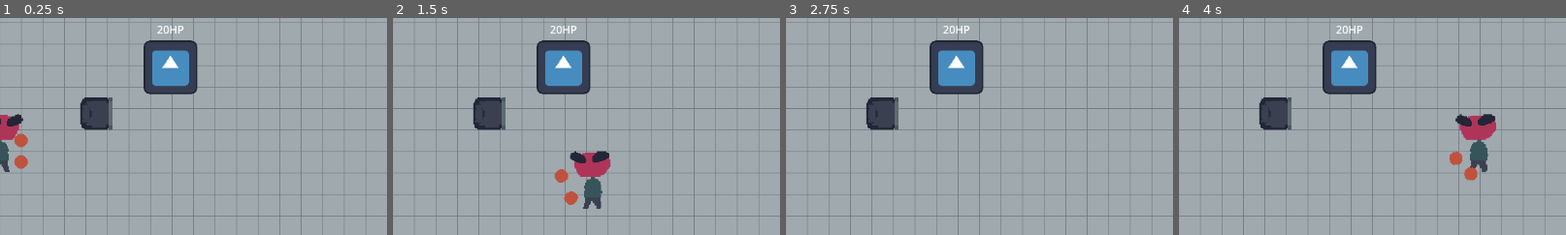
Above: before the commit, frames 1-4 (left to right).
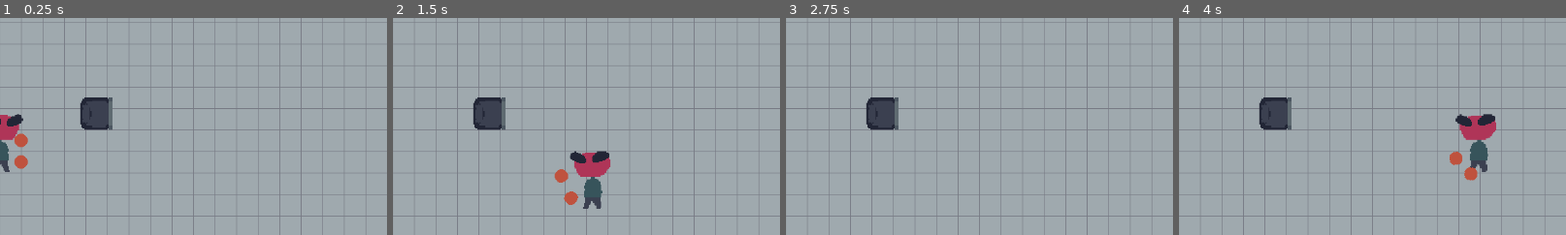
Above: after the commit, the same moments.

Repository: artemvandalovski/Salty-John
Game: Godot game, scene res://levels/office.tscn
The game is run twice, just before and just after one commit, with the same random seed, the same clock (stepped at 60 frames per second) and the same inputs. The engine's default icon, where the game draws it, is replaced by a stand-in: a white triangle on a blue panel in a dark square.
Inputs (mouse positions are % of the whole screen's width and height, from its top left):
- Up to frame 1 (0.25 s): no input
- Up to frame 2 (1.5 s): tap Enter at 0.5 s; move the mouse to (72, 45) at 0.52 s; hold D (right) 0.53-1.28 s; click (72, 45) at 0.6 s; move the mouse to (30, 55) at 1.27 s; hold S (down) from 1.28 s (still down); right-click (30, 55) at 1.35 s
- Up to frame 3 (2.75 s): move the mouse to (60, 28) at 2.02 s; release S (down) at 2.03 s; hold D (right) from 2.03 s (still down); click (60, 28) at 2.1 s
- Up to frame 4 (4 s): move the mouse to (45, 70) at 2.77 s; release D (right) at 2.78 s; hold W (up) 2.78-3.53 s; right-click (45, 70) at 2.85 s; move the mouse to (80, 65) at 3.52 s; hold A (left) from 3.53 s (still down); click (80, 65) at 3.6 s
The pictures show only the part of the screen within x 50-100%, y 19-69%; the shares and areas given below are measured in that part.

The runs differ from the first frame. In frame 1, 3.6% of the frame differs, in the area x 37-52%, y 3-36%; in frame 2, 3.6%; in frame 3, 3.6%; in frame 4, 3.6%.

Commit message:
pushing what i have in context steering so far

Diff:
--- /dev/null
+++ b/enemies/context_steering.gd
@@ -0,0 +1,30 @@
+extends Node2D
+
+# RESTART WITH USING RAYCAST NODES AND NAVIGATION NODES
+
+#func solve(caller: Object, interest_method: String, binds: Array = []) -> Vector2:
+	#var result: Vector2 = Vector2.ZERO
+	#
+	#for i in range(num_rays):
+		#var ray: RayCast2D = get_child(i)
+		#var ray_dir = ray.cast_to.normalized()
+		#
+		## Calc interest
+		#var interest: float = caller.call(interest_method, ray_dir, binds)
+		#
+		## Calc danger
+		#var rdist: float = view_dist if !ray.is_colliding() else ray.get_collision_point().distance_to(global_position)
+		#if rdist == 0: return Vector2.ZERO #prevents some crashes
+		#var danger: float = view_dist/rdist * 0.1 * danger_weight
+		#
+		#if DRAW_DEBUG:
+			#imap[i] = interest
+			#dmap[i] = danger
+		#
+		#result += ray_dir * max(interest-danger, 0.0)
+	#
+	#if DRAW_DEBUG:
+		#finaldir = result.normalized()
+		#update()
+	#
+	#return result.normalized()
--- a/enemies/dummy.tscn
+++ b/enemies/dummy.tscn
@@ -27,7 +27,7 @@
 [node name="CollisionShape2D" type="CollisionShape2D" parent="Hurtbox" index="0"]
 shape = SubResource("RectangleShape2D_spy3j")
 
-[node name="Label" parent="." index="3"]
+[node name="Label" parent="." index="4"]
 offset_left = -20.0
 offset_top = -68.0
 offset_right = 20.0
--- a/enemies/enemy.gd
+++ b/enemies/enemy.gd
@@ -23,10 +23,10 @@
 	label.text = str(health) + "HP"
 
 func handle_movement():
-	#make_path()
+	var dir = to_local(player.global_position)
 	#var dir = to_local(nav_agent.get_next_path_position()).normalized()
-	#velocity = dir * speed
-	velocity *= FRICTION
+	velocity = dir * speed
+	#velocity *= FRICTION
 	move_and_slide()
 
 func take_damage(dmg: int):
@@ -39,4 +39,5 @@
 	velocity += kb / mass
 
 func make_path():
-	nav_agent.target_position = player.global_position
+	pass
+	#nav_agent.target_position = player.global_position
--- a/enemies/enemy.tscn
+++ b/enemies/enemy.tscn
@@ -1,10 +1,40 @@
-[gd_scene load_steps=2 format=3 uid="uid://beoii3j7408qg"]
+[gd_scene load_steps=3 format=3 uid="uid://beoii3j7408qg"]
 
 [ext_resource type="Script" path="res://enemies/enemy.gd" id="1_qbslc"]
+[ext_resource type="Script" path="res://enemies/context_steering.gd" id="2_258u8"]
 
 [node name="Enemy" type="CharacterBody2D" groups=["Enemies"]]
 collision_layer = 4
 script = ExtResource("1_qbslc")
+
+[node name="ContextSteering" type="Node2D" parent="."]
+script = ExtResource("2_258u8")
+
+[node name="Interest" type="Node2D" parent="ContextSteering"]
+
+[node name="BottomRayCast" type="RayCast2D" parent="ContextSteering/Interest"]
+target_position = Vector2(0, 75)
+
+[node name="BottomLeftRayCast" type="RayCast2D" parent="ContextSteering/Interest"]
+target_position = Vector2(-60, 60)
+
+[node name="BottomRightRayCast" type="RayCast2D" parent="ContextSteering/Interest"]
+target_position = Vector2(60, 60)
+
+[node name="LeftRayCast" type="RayCast2D" parent="ContextSteering/Interest"]
+target_position = Vector2(-75, 0)
+
+[node name="RightRayCast" type="RayCast2D" parent="ContextSteering/Interest"]
+target_position = Vector2(75, 0)
+
+[node name="TopRayCast" type="RayCast2D" parent="ContextSteering/Interest"]
+target_position = Vector2(0, -75)
+
+[node name="TopLeftRayCast" type="RayCast2D" parent="ContextSteering/Interest"]
+target_position = Vector2(-60, -60)
+
+[node name="TopRightRayCast" type="RayCast2D" parent="ContextSteering/Interest"]
+target_position = Vector2(60, -60)
 
 [node name="Label" type="Label" parent="."]
 offset_right = 40.0
--- a/levels/office.tscn
+++ b/levels/office.tscn
@@ -63,7 +63,7 @@
 [node name="John" parent="Y-Sort" instance=ExtResource("1_7dqi1")]
 
 [node name="Dummy" parent="Y-Sort" instance=ExtResource("2_vxqqo")]
-position = Vector2(254, -125)
+position = Vector2(308, -108)
 
 [node name="Chair" parent="Y-Sort" instance=ExtResource("3_0gulq")]
 position = Vector2(144, -56)
Not shown, removed: notes.md
